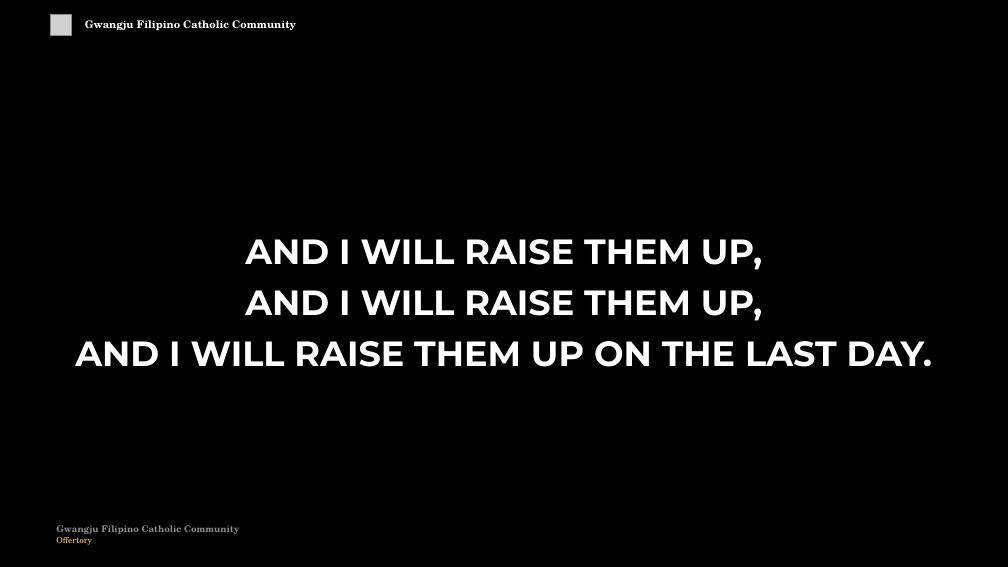
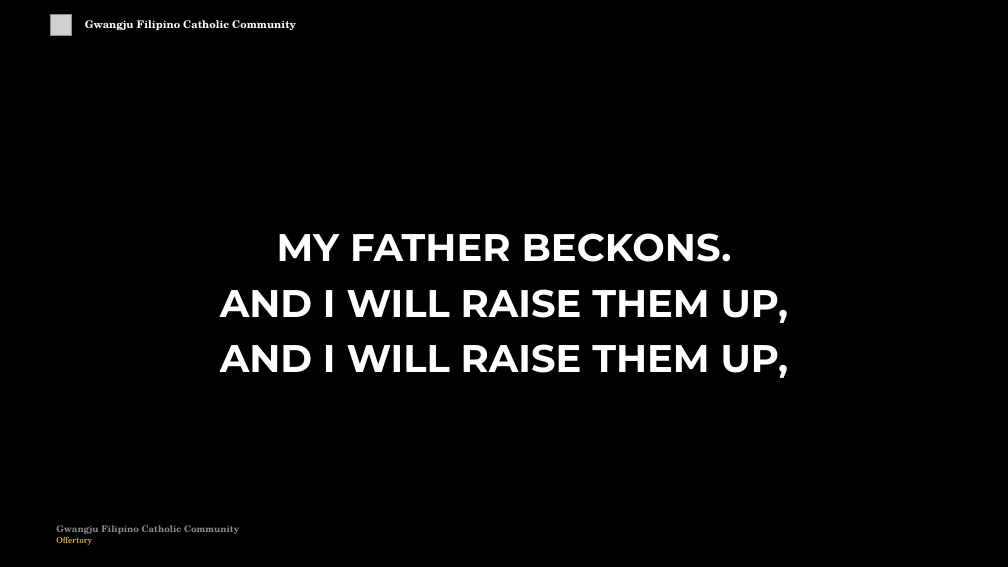
Before and after one commit to divinogabriel9/verbum, a slide deck: slide 35 of outputs/GFCC26Apr2026_Eastertide.pptx (slide 36 before the commit). Drawn at 1008x567 pixels with LibreOffice and Linux fonts; fonts in the diff are those of the drawing; grey boxes stand for pictures. Boxes give left, top, right and bottom in pixels: in the first picture for what was removed or moved away, otherwise in the second. Text is boxed around its words. In the diff, an @@ line names an element or a change of style, - is before the commit and + after.

```diff
--- a/outputs/GFCC26Apr2026_Eastertide.pptx
+++ b/outputs/GFCC26Apr2026_Eastertide.pptx
@@ text "MY FATHER BECKONS.": place and size @@
-text "MY FATHER BECKONS." at (75,239,932,367)
+text "MY FATHER BECKONS." at (220,233,789,378)
@@ text at (277,233,732,262): paragraph added @@
+MY FATHER BECKONS.
@@ text at (220,289,789,378): size 50 to 55 pt in "AND I WILL RAISE THEM UP,", "AND I WILL RAISE THEM UP," @@
@@ text at (75,341,932,367): paragraph removed @@
-AND I WILL RAISE THEM UP ON THE LAST DAY.
```
Also in this commit, not shown: 22 other slides changed, 12 slides added, 11 slides removed, 54 other files.
